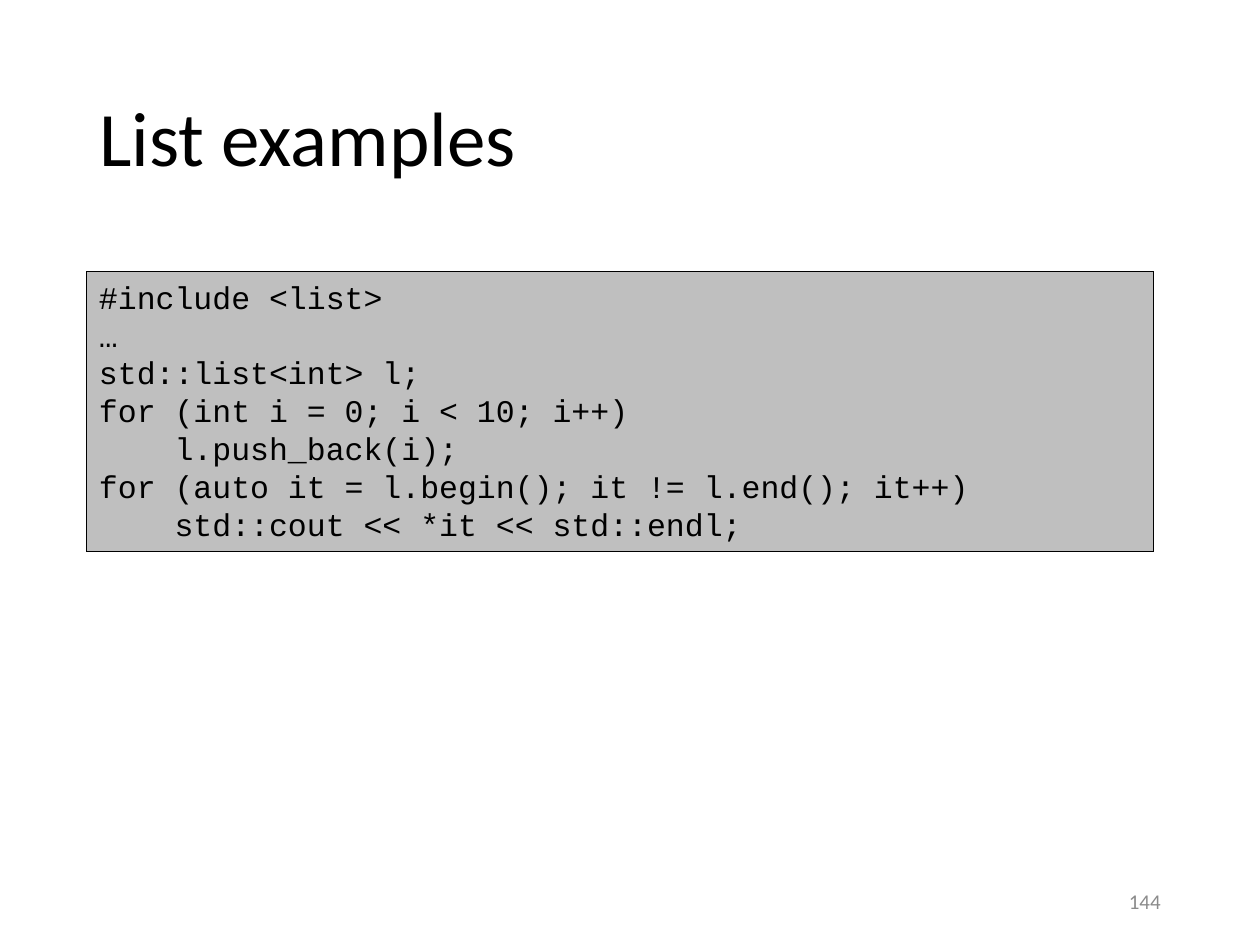
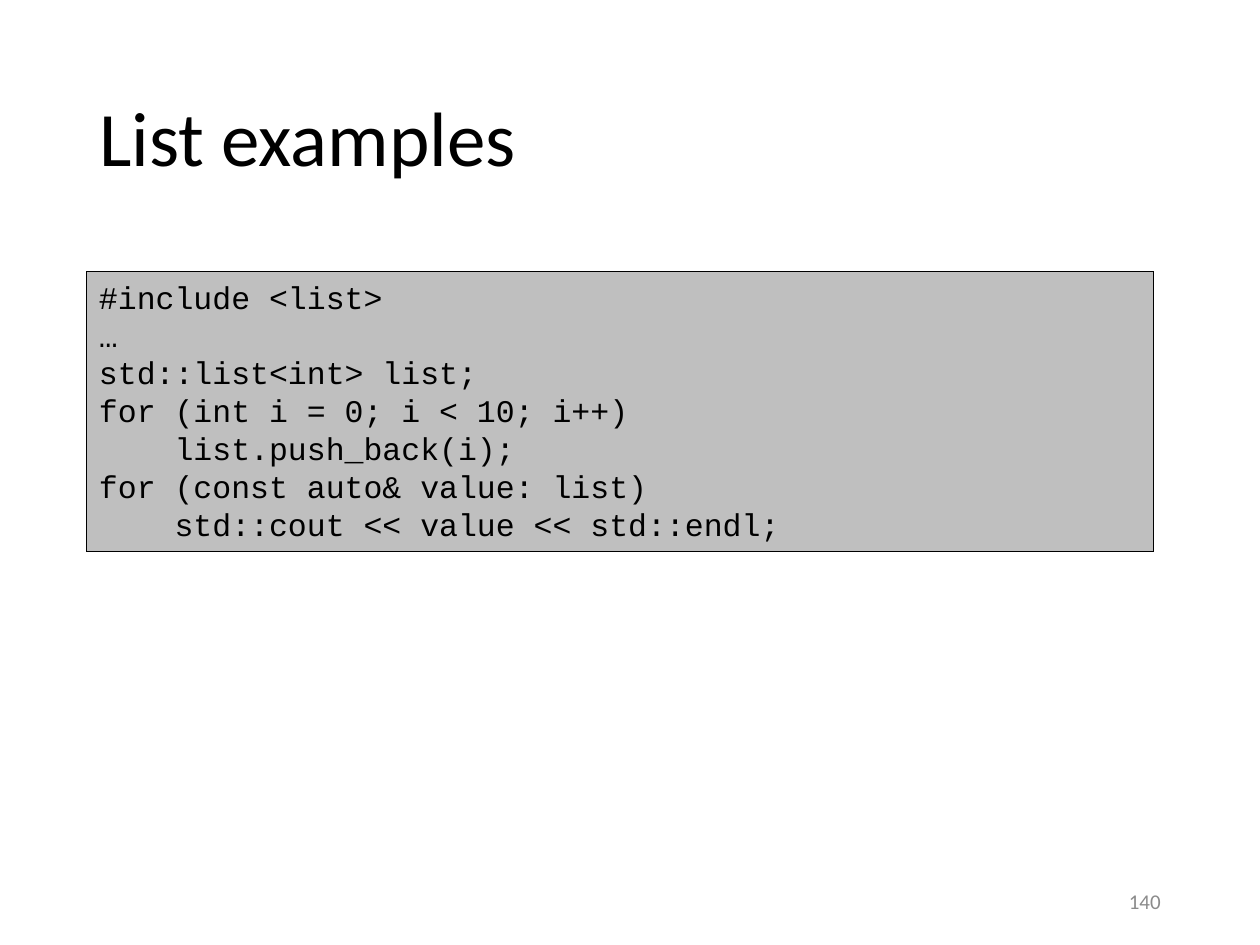
Before and after one commit to gjbex/training-material, a slide deck: slide 140 of CPlusPlus/scientific_cpp.pptx (slide 144 before the commit). Drawn at 1260x945 pixels with LibreOffice and Linux fonts; fonts in the diff are those of the drawing. Boxes give left, top, right and bottom in pixels: in the first picture for what was removed or moved away, otherwise in the second. Text is boxed around its words. In the diff, an @@ line names an element or a change of style, - is before the commit and + after.

```diff
--- a/CPlusPlus/scientific_cpp.pptx
+++ b/CPlusPlus/scientific_cpp.pptx
@@ text in rectangle at <box>99,362,477,390</box>: text changed @@
-std::list<int> l;
+std::list<int> list;
@@ text in rectangle at <box>99,437,779,542</box>: text changed @@
-l.push_back(i);
-for (auto it = l.begin(); it != l.end(); it++)
-std::cout << *it << std::endl;
+list.push_back(i);
+for (const auto& value: list)
+std::cout << value << std::endl;
@@ page number at <box>1129,895,1161,909</box>: text changed @@
-144
+140
```
Also in this commit, not shown: 5 other slides changed, 1 slide added, 11 slides removed.
